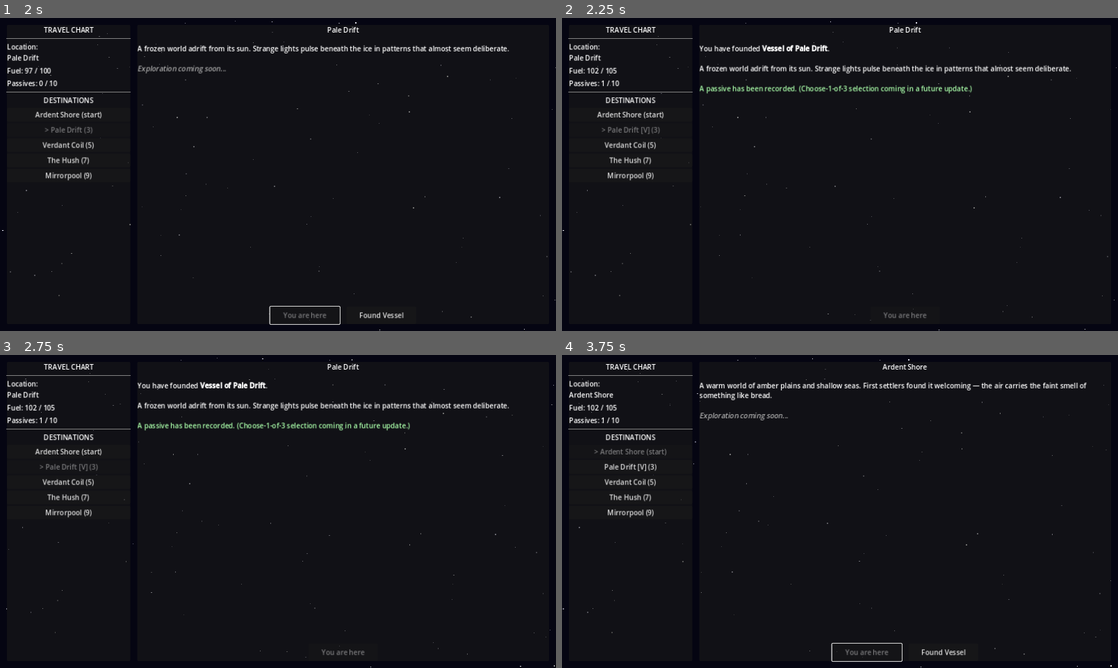
Above: before the commit, frames 1-4 (two rows, left to right).
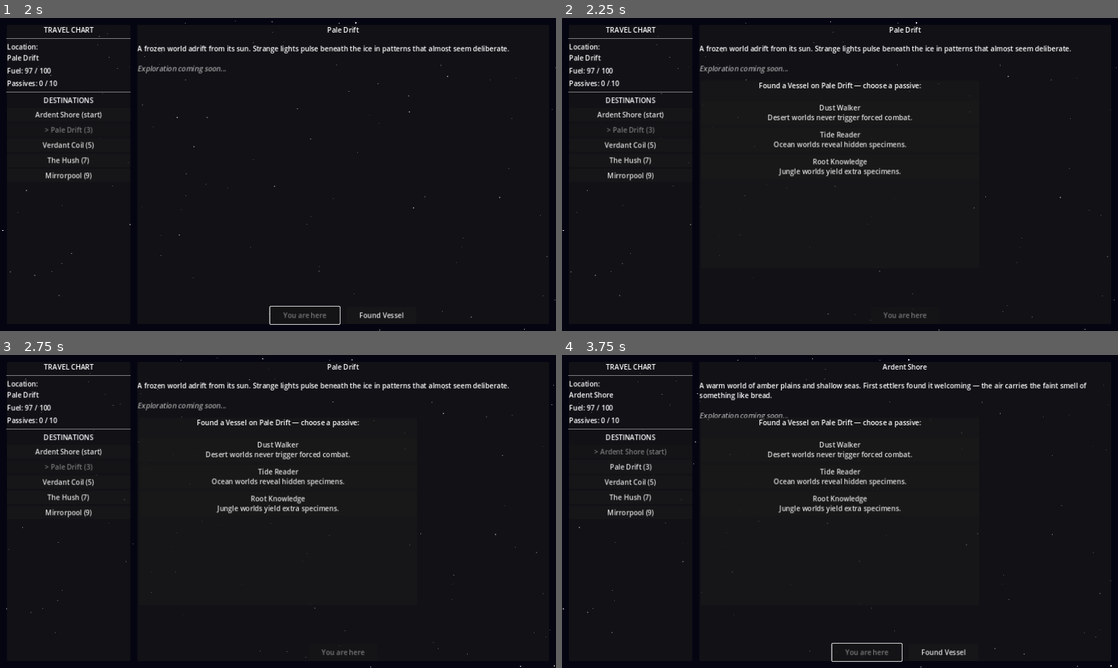
Above: after the commit, the same moments.

Repository: ColdTie/Metanoia-Vessel-2D
Game: Godot game, scene res://scenes/travel/travel_screen.tscn
Same seed, same stepped clock (60 frames per second), same inputs: the game is played once before the commit and once after it.
Inputs:
- Up to frame 1 (2 s): click "Pale Drift (3)" at 0.5 s; click "Depart (3 fuel)" at 1.25 s
- Up to frame 2 (2.25 s): click "Found Vessel" at 2 s
- Up to frame 3 (2.75 s): no input
- Up to frame 4 (3.75 s): click "Ardent Shore (start)" at 2.75 s; click "Depart (0 fuel)" at 3.5 s

Frame 1 is identical in both runs. In frame 2, 3.9% of the frame differs, in the area x 4-92%, y 8-80%; in frame 3, 3.9%; in frame 4, 1.8%.

Commit message:
feat: choose-1-of-3 passive selection on settling
Replaces the hardcoded founding_bonus grant with a real passive pool
(6 entries) and a selection panel built inline in travel_screen.gd.
Settling now draws 3 unowned passives at random and lets the player
pick one; frost_hardened is wired up to discount ice-world travel
fuel cost as a second real (non-placeholder) effect.

Co-Authored-By: Claude Sonnet 5 <noreply@anthropic.com>
Claude-Session: https://claude.ai/code/session_01XfKEun4Lh5UCAmV7t1xhmo

Diff:
--- a/scripts/autoloads/game_state.gd
+++ b/scripts/autoloads/game_state.gd
@@ -16,6 +16,10 @@
 # Each entry: {id, name, type, description, settled, vessel_name, distance, specimens}
 var world_catalog: Array = []
 
+# Passive pool — full roster of obtainable passives. Drawn from on settling.
+# Each entry: {id, name, desc, effect}
+var passive_pool: Array = []
+
 signal world_changed(new_world: String)
 signal passive_gained(passive: Dictionary)
 signal credits_changed(amount: int)
@@ -23,6 +27,7 @@
 
 func _ready() -> void:
 	_build_world_catalog()
+	_build_passive_pool()
 
 
 func _build_world_catalog() -> void:
@@ -78,6 +83,68 @@
 			"specimens": ["lens_fish", "tide_weaver"],
 		},
 	]
+
+
+func _build_passive_pool() -> void:
+	passive_pool = [
+		{
+			"id": "founding_bonus",
+			"name": "Founding Bonus",
+			"desc": "The act of founding grants clarity. +5 max fuel.",
+			"effect": "max_fuel_bonus",
+		},
+		{
+			"id": "root_knowledge",
+			"name": "Root Knowledge",
+			"desc": "Jungle worlds yield extra specimens.",
+			"effect": "jungle_specimen_bonus",
+		},
+		{
+			"id": "echo_listener",
+			"name": "Echo Listener",
+			"desc": "Unlocks extra creature dialogue options.",
+			"effect": "extra_dialogue",
+		},
+		{
+			"id": "frost_hardened",
+			"name": "Frost Hardened",
+			"desc": "Ice-world travel costs 1 less fuel.",
+			"effect": "ice_travel_discount",
+		},
+		{
+			"id": "tide_reader",
+			"name": "Tide Reader",
+			"desc": "Ocean worlds reveal hidden specimens.",
+			"effect": "ocean_hidden_specimens",
+		},
+		{
+			"id": "dust_walker",
+			"name": "Dust Walker",
+			"desc": "Desert worlds never trigger forced combat.",
+			"effect": "desert_no_forced_combat",
+		},
+	]
+
+
+func get_owned_passive_ids() -> Array:
+	var ids: Array = []
+	for p in passives:
+		ids.append(p.get("id", ""))
+	return ids
+
+
+func has_passive(id: String) -> bool:
+	return get_owned_passive_ids().has(id)
+
+
+func draw_passive_choices(count: int = 3) -> Array:
+	var owned := get_owned_passive_ids()
+	var available: Array = []
+	for p in passive_pool:
+		if not owned.has(p["id"]):
+			available.append(p)
+	available.shuffle()
+	return available.slice(0, min(count, available.size()))
 
 
 func get_world_by_id(id: String) -> Dictionary:
@@ -103,6 +170,8 @@
 	if world.is_empty():
 		return false
 	var cost: int = world.get("distance", 0)
+	if world.get("type", "") == "ice" and has_passive("frost_hardened"):
+		cost = max(0, cost - 1)
 	if fuel < cost:
 		return false
 	fuel -= cost
@@ -113,9 +182,20 @@
 
 func add_passive(passive: Dictionary) -> void:
 	passives.append(passive)
+	_apply_passive_effect(passive)
 	passive_gained.emit(passive)
 	if passives.size() >= MAX_PASSIVES:
 		_trigger_void_check()
+
+
+func _apply_passive_effect(passive: Dictionary) -> void:
+	match passive.get("effect", ""):
+		"max_fuel_bonus":
+			max_fuel += 5
+			refuel(5)
+		# Other effects (jungle_specimen_bonus, extra_dialogue, ocean_hidden_specimens,
+		# desert_no_forced_combat) apply within systems that don't exist yet
+		# (exploration, dialogue, combat) — TODO once those land.
 
 
 func _trigger_void_check() -> void:
--- a/scripts/travel/travel_screen.gd
+++ b/scripts/travel/travel_screen.gd
@@ -21,7 +21,12 @@
 var _depart_button: Button
 var _settle_button: Button
 
+var _passive_panel: PanelContainer
+var _passive_title_label: Label
+var _passive_choice_list: VBoxContainer
+
 var _selected_world_id: String = ""
+var _pending_settle_world_id: String = ""
 
 
 func _ready() -> void:
@@ -99,6 +104,7 @@
 
 	_build_left_panel(root)
 	_build_right_panel(root)
+	_build_passive_select_panel(root)
 
 
 func _build_left_panel(parent: Control) -> void:
@@ -199,6 +205,31 @@
 	_settle_button.custom_minimum_size = Vector2(160.0, 40.0)
 	_settle_button.pressed.connect(_on_settle_pressed)
 	btn_row.add_child(_settle_button)
+
+
+func _build_passive_select_panel(parent: Control) -> void:
+	_passive_panel = PanelContainer.new()
+	_passive_panel.name = "PassiveSelectPanel"
+	_passive_panel.set_anchor(SIDE_LEFT,   0.25)
+	_passive_panel.set_anchor(SIDE_TOP,    0.2)
+	_passive_panel.set_anchor(SIDE_RIGHT,  0.75)
+	_passive_panel.set_anchor(SIDE_BOTTOM, 0.8)
+	_passive_panel.visible = false
+	parent.add_child(_passive_panel)
+
+	var vbox := VBoxContainer.new()
+	vbox.add_theme_constant_override("separation", 10)
+	_passive_panel.add_child(vbox)
+
+	_passive_title_label = Label.new()
+	_passive_title_label.text = "Choose a founding passive"
+	_passive_title_label.horizontal_alignment = HORIZONTAL_ALIGNMENT_CENTER
+	vbox.add_child(_passive_title_label)
+	vbox.add_child(HSeparator.new())
+
+	_passive_choice_list = VBoxContainer.new()
+	_passive_choice_list.add_theme_constant_override("separation", 8)
+	vbox.add_child(_passive_choice_list)
 
 
 func _make_label(text: String) -> Label:
@@ -287,19 +318,50 @@
 	if world.get("settled", false):
 		return
 
+	_pending_settle_world_id = world["id"]
+	_show_passive_choices(world)
+
+
+func _show_passive_choices(world: Dictionary) -> void:
+	var choices: Array = GameState.draw_passive_choices(3)
+	for child in _passive_choice_list.get_children():
+		child.queue_free()
+
+	if choices.is_empty():
+		# Every passive in the pool is already owned — settle without a new one.
+		_finalize_settle(null)
+		return
+
+	_settle_button.visible = false
+	_passive_title_label.text = "Found a Vessel on " + world["name"] + " — choose a passive:"
+	for passive in choices:
+		var btn := Button.new()
+		btn.text = passive["name"] + "\n" + passive["desc"]
+		btn.clip_text = false
+		btn.custom_minimum_size = Vector2(0.0, 48.0)
+		btn.pressed.connect(func(): _finalize_settle(passive))
+		_passive_choice_list.add_child(btn)
+
+	_passive_panel.visible = true
+
+
+func _finalize_settle(passive) -> void:
+	var world := GameState.get_world_by_id(_pending_settle_world_id)
+	if world.is_empty():
+		return
+
 	world["settled"] = true
 	world["vessel_name"] = "Vessel of " + world["name"]
 
-	# Grant the founding passive (choose-1-of-3 UI is TODO)
-	GameState.add_passive({
-		"id": "founding_bonus",
-		"name": "Founding Bonus",
-		"desc": "The act of founding grants clarity. +5 max fuel.",
-		"source": world["name"],
-	})
-	GameState.max_fuel += 5
-	GameState.refuel(5)
-
+	var passive_note: String = ""
+	if passive != null:
+		var granted: Dictionary = passive.duplicate()
+		granted["source"] = world["name"]
+		GameState.add_passive(granted)
+		passive_note = "\n\n[color=#aaffaa]Passive gained: " + passive["name"] + "[/color]"
+
+	_passive_panel.visible = false
+	_pending_settle_world_id = ""
 	_settle_button.visible = false
 	_populate_destinations()
 	_refresh_status()
@@ -307,8 +369,7 @@
 	_world_desc_label.text = \
 		"You have founded [b]" + world["vessel_name"] + "[/b].\n\n" \
 		+ world.get("description", "") \
-		+ "\n\n[color=#aaffaa]A passive has been recorded. " \
-		+ "(Choose-1-of-3 selection coming in a future update.)[/color]"
+		+ passive_note
 
 	SaveLoad.save_game()
 
Not shown, changed: design/content-log.md
Not shown, changed: design/systems.md
